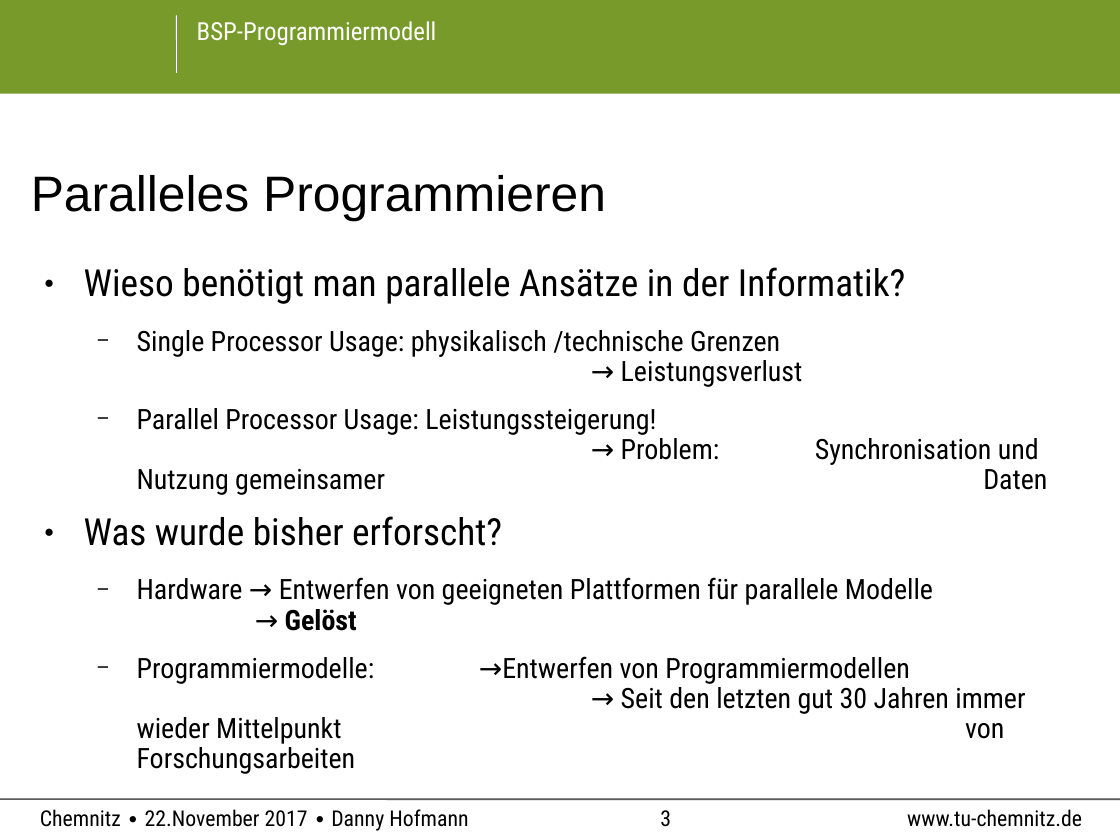
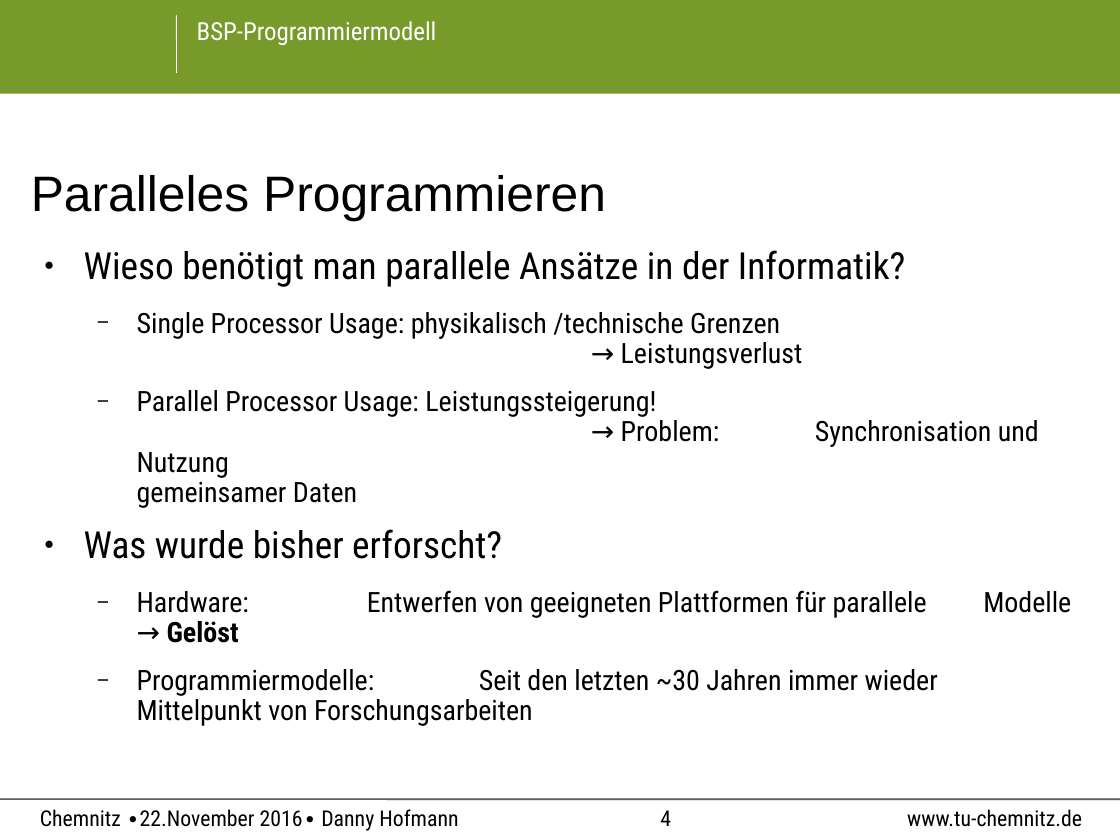
Before and after one commit to PaIIe/ComputerScienceTUC, a slide deck: slide 4 of BSP_Programming/BSP-Modell.odp (slide 3 before the commit). Drawn at 1120x840 pixels with LibreOffice and Linux fonts; fonts in the diff are those of the drawing; background and template pictures are left out. Boxes give left, top, right and bottom in pixels: in the first picture for what was removed or moved away, otherwise in the second. Text is boxed around its words. In the diff, an @@ line names an element or a change of style, - is before the commit and + after.

```diff
--- a/BSP_Programming/BSP-Modell.odp
+++ b/BSP_Programming/BSP-Modell.odp
@@ text "Wieso benötigt man parallele Ansätze ...": place and size @@
-text "Wieso benötigt man parallele Ansätze ..." at (84, 267, 1047, 739)
+text "Wieso benötigt man parallele Ansätze ..." at (84, 250, 938, 726)
@@ text at (137, 590, 938, 726): text changed @@
-  − Hardware → Entwerfen von geeigneten Plattformen für parallele Modelle
-    → Gelöst
-  − Programmiermodelle: →Entwerfen von Programmiermodellen
-    → Seit den letzten gut 30 Jahren immer wieder Mittelpunkt von Forschungsarbeiten
+  − Hardware: Entwerfen von geeigneten Plattformen für parallele Modelle → Gelöst
+  − Programmiermodelle: Seit den letzten ~30 Jahren immer wieder Mittelpunkt von Forschungsarbeiten
@@ text at (40, 809, 458, 831): text changed @@
-Chemnitz ∙ 22.November 2017 ∙ Danny Hofmann
+Chemnitz ∙22.November 2016∙ Danny Hofmann
@@ page number at (660, 810, 671, 826): text changed @@
-3
+4
```
Also in this commit, not shown: 14 other slides changed, 3 slides added, 1 slide removed, 4 other files.
